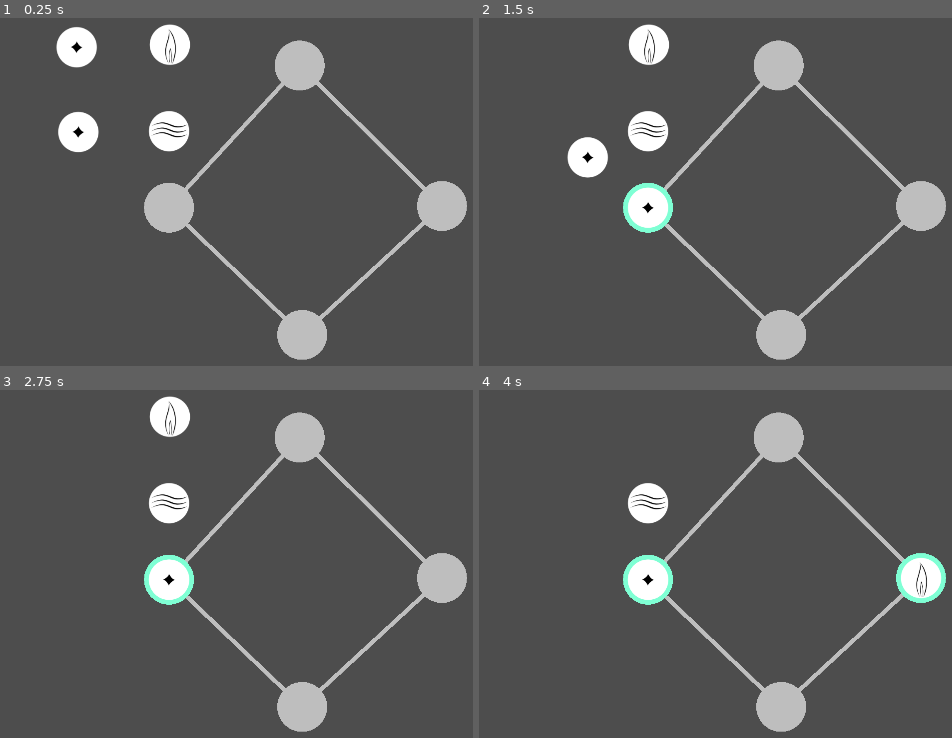
Above: before the commit, frames 1-4 (two rows, left to right).
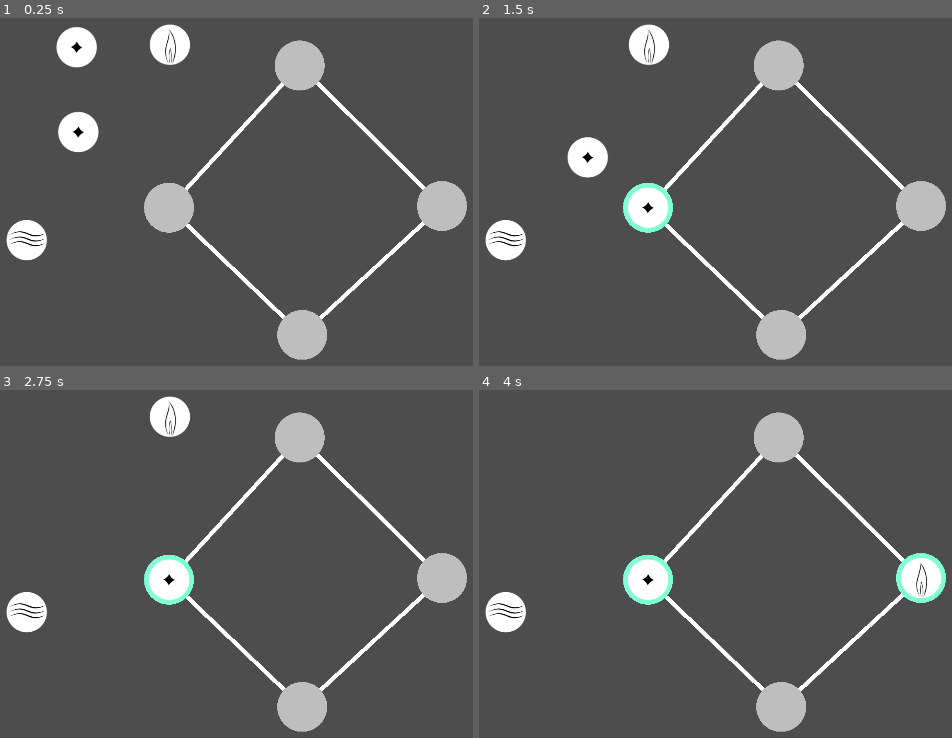
Above: after the commit, the same moments.

Repository: jwodicka/LD55
Game: Godot game, scene res://summoning_circle.tscn
Same seed, same stepped clock (60 frames per second), same inputs: the game is played once before the commit and once after it.
Inputs (mouse positions are in pixels of both pictures, inside the frame that each line leads up to):
- Up to frame 1 (0.25 s): no input
- Up to frame 2 (1.5 s): tap Enter at 0.5 s; drag from (554, 45) to (649, 209) at 0.52 s; tap Space at 1.25 s; drag from (559, 132) to (649, 209) at 1.27 s
- Up to frame 3 (2.75 s): tap Enter at 2 s; move the mouse to (170, 504) at 2.02 s; click (170, 504) at 2.17 s
- Up to frame 4 (4 s): tap Space at 2.75 s; drag from (649, 417) to (918, 577) at 2.77 s; tap Enter at 3.5 s; move the mouse to (outside the picture) at 3.52 s; click (outside the picture) at 3.67 s

The runs differ from the first frame. In frame 1, 3.0% of the frame differs, in the area x 1-90%, y 18-87%; in frame 2, 3.0%; in frame 3, 3.0%; in frame 4, 3.0%.

Commit message:
There's sound now.

Diff:
--- a/DropTarget.gd
+++ b/DropTarget.gd
@@ -71,6 +71,7 @@
 func _on_area_entered(area: Area2D) -> void:
 	if current_glyph == null:
 		current_glyph = area
+		$AudioStreamPlayer.play()
 		_queue_redraw_neighborhood()
 		#print("Claimed ", area)
 
--- a/TargetConnector.gd
+++ b/TargetConnector.gd
@@ -6,7 +6,27 @@
 @export
 var end_b : DropTarget
 
-var state : GameLogic.State
+@export
+var state : GameLogic.State:
+	get:
+		return _state
+	set(value):
+		if value != state:
+			_state = value
+			default_color = _get_state_color()
+			queue_redraw()
+			recalculate_audio()
+var _state : GameLogic.State
+
+func recalculate_audio() -> void:
+	$CorrectAudioPlayer.stop()
+	$ErrorAudioPlayer.stop()
+	match state:
+		GameLogic.State.ERROR:
+			$ErrorAudioPlayer.play()
+		GameLogic.State.CORRECT:
+			$CorrectAudioPlayer.play()
+
 
 func is_valid() -> GameLogic.State:
 	if (end_a.current_glyph == null) || (end_b.current_glyph == null):
@@ -20,7 +40,7 @@
 	return GameLogic.State.CORRECT
 
 func _get_state_color() -> Color:
-	match is_valid():
+	match state:
 		GameLogic.State.INCOMPLETE:
 			return Color.GRAY
 		GameLogic.State.ERROR:
@@ -41,4 +61,4 @@
 
 # Called every frame. 'delta' is the elapsed time since the previous frame.
 func _process(_delta: float) -> void:
-	default_color = _get_state_color()
+	state = is_valid()
--- a/summoning_circle.tscn
+++ b/summoning_circle.tscn
@@ -1,8 +1,9 @@
-[gd_scene load_steps=9 format=3 uid="uid://cr4ukprpycwgr"]
+[gd_scene load_steps=10 format=3 uid="uid://cr4ukprpycwgr"]
 
 [ext_resource type="Script" path="res://DropTarget.gd" id="1_28n0m"]
+[ext_resource type="PackedScene" uid="uid://db1383sgc661t" path="res://target_connector.tscn" id="1_lhew0"]
 [ext_resource type="Script" path="res://DraggableGlyph.gd" id="2_nlvb6"]
-[ext_resource type="Script" path="res://TargetConnector.gd" id="3_cnqob"]
+[ext_resource type="AudioStream" uid="uid://cpmubidwd0mgc" path="res://sounds/Glyph-001.wav" id="3_r8t6c"]
 [ext_resource type="Texture2D" uid="uid://bdiw5ctykxk4b" path="res://salt.svg" id="4_yta3j"]
 [ext_resource type="Texture2D" uid="uid://dd7ffuc3ktx6n" path="res://water.svg" id="5_m18ej"]
 [ext_resource type="Texture2D" uid="uid://bwk73qm1cno63" path="res://fire.svg" id="6_gnu3n"]
@@ -15,23 +16,19 @@
 
 [node name="SummoningCircle" type="Node2D"]
 
-[node name="TargetConnector" type="Line2D" parent="." node_paths=PackedStringArray("end_a", "end_b")]
-script = ExtResource("3_cnqob")
+[node name="TargetConnector" parent="." node_paths=PackedStringArray("end_a", "end_b") instance=ExtResource("1_lhew0")]
 end_a = NodePath("../DropTarget")
 end_b = NodePath("../DropTarget2")
 
-[node name="TargetConnector2" type="Line2D" parent="." node_paths=PackedStringArray("end_a", "end_b")]
-script = ExtResource("3_cnqob")
+[node name="TargetConnector2" parent="." node_paths=PackedStringArray("end_a", "end_b") instance=ExtResource("1_lhew0")]
 end_a = NodePath("../DropTarget2")
 end_b = NodePath("../DropTarget3")
 
-[node name="TargetConnector3" type="Line2D" parent="." node_paths=PackedStringArray("end_a", "end_b")]
-script = ExtResource("3_cnqob")
+[node name="TargetConnector3" parent="." node_paths=PackedStringArray("end_a", "end_b") instance=ExtResource("1_lhew0")]
 end_a = NodePath("../DropTarget3")
 end_b = NodePath("../DropTarget4")
 
-[node name="TargetConnector4" type="Line2D" parent="." node_paths=PackedStringArray("end_a", "end_b")]
-script = ExtResource("3_cnqob")
+[node name="TargetConnector4" parent="." node_paths=PackedStringArray("end_a", "end_b") instance=ExtResource("1_lhew0")]
 end_a = NodePath("../DropTarget4")
 end_b = NodePath("../DropTarget")
 
@@ -42,12 +39,18 @@
 [node name="CollisionShape2D" type="CollisionShape2D" parent="DropTarget"]
 shape = SubResource("CircleShape2D_nspb5")
 
+[node name="AudioStreamPlayer" type="AudioStreamPlayer" parent="DropTarget"]
+stream = ExtResource("3_r8t6c")
+
 [node name="DropTarget2" type="Area2D" parent="."]
 position = Vector2(922, 172)
 script = ExtResource("1_28n0m")
 
 [node name="CollisionShape2D" type="CollisionShape2D" parent="DropTarget2"]
 shape = SubResource("CircleShape2D_nspb5")
+
+[node name="AudioStreamPlayer" type="AudioStreamPlayer" parent="DropTarget2"]
+stream = ExtResource("3_r8t6c")
 
 [node name="DropTarget3" type="Area2D" parent="."]
 position = Vector2(1264, 510)
@@ -56,12 +59,18 @@
 [node name="CollisionShape2D" type="CollisionShape2D" parent="DropTarget3"]
 shape = SubResource("CircleShape2D_nspb5")
 
+[node name="AudioStreamPlayer" type="AudioStreamPlayer" parent="DropTarget3"]
+stream = ExtResource("3_r8t6c")
+
 [node name="DropTarget4" type="Area2D" parent="."]
 position = Vector2(928, 820)
 script = ExtResource("1_28n0m")
 
 [node name="CollisionShape2D" type="CollisionShape2D" parent="DropTarget4"]
 shape = SubResource("CircleShape2D_nspb5")
+
+[node name="AudioStreamPlayer" type="AudioStreamPlayer" parent="DropTarget4"]
+stream = ExtResource("3_r8t6c")
 
 [node name="SaltGlyph1" type="Area2D" parent="."]
 position = Vector2(386, 128)
@@ -88,7 +97,7 @@
 texture = ExtResource("4_yta3j")
 
 [node name="WaterGlyph" type="Area2D" parent="."]
-position = Vector2(608, 330)
+position = Vector2(266, 592)
 script = ExtResource("2_nlvb6")
 symbol = 3
 
--- /dev/null
+++ b/target_connector.tscn
@@ -0,0 +1,16 @@
+[gd_scene load_steps=4 format=3 uid="uid://db1383sgc661t"]
+
+[ext_resource type="Script" path="res://TargetConnector.gd" id="1_oytll"]
+[ext_resource type="AudioStream" uid="uid://waij1tdiu28v" path="res://sounds/Mystic Hum.wav" id="2_8yjdq"]
+[ext_resource type="AudioStream" uid="uid://c6yag07jw8v2e" path="res://sounds/Problem Hum.wav" id="3_42r75"]
+
+[node name="TargetConnector" type="Line2D" node_paths=PackedStringArray("end_a", "end_b")]
+script = ExtResource("1_oytll")
+end_a = NodePath("")
+end_b = NodePath("")
+
+[node name="CorrectAudioPlayer" type="AudioStreamPlayer" parent="."]
+stream = ExtResource("2_8yjdq")
+
+[node name="ErrorAudioPlayer" type="AudioStreamPlayer" parent="."]
+stream = ExtResource("3_42r75")
Not shown, added: sounds/Glyph-001.wav.import
Not shown, added: sounds/Mystic Hum.wav.import
Not shown, added: sounds/Problem Hum.wav.import
Not shown, added: sounds/Glyph-001.wav
Not shown, added: sounds/Mystic Hum.wav
Not shown, added: sounds/Problem Hum.wav
